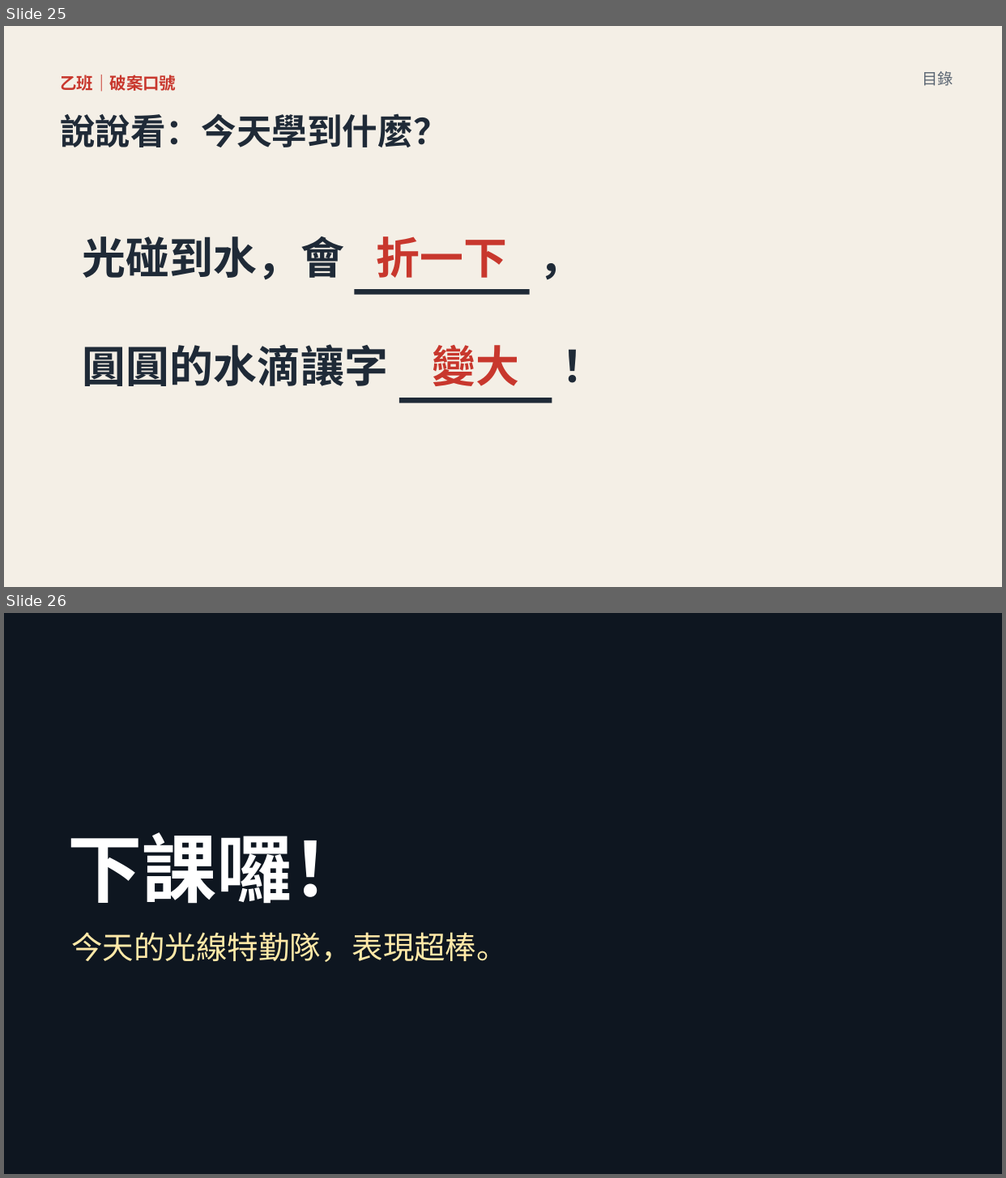
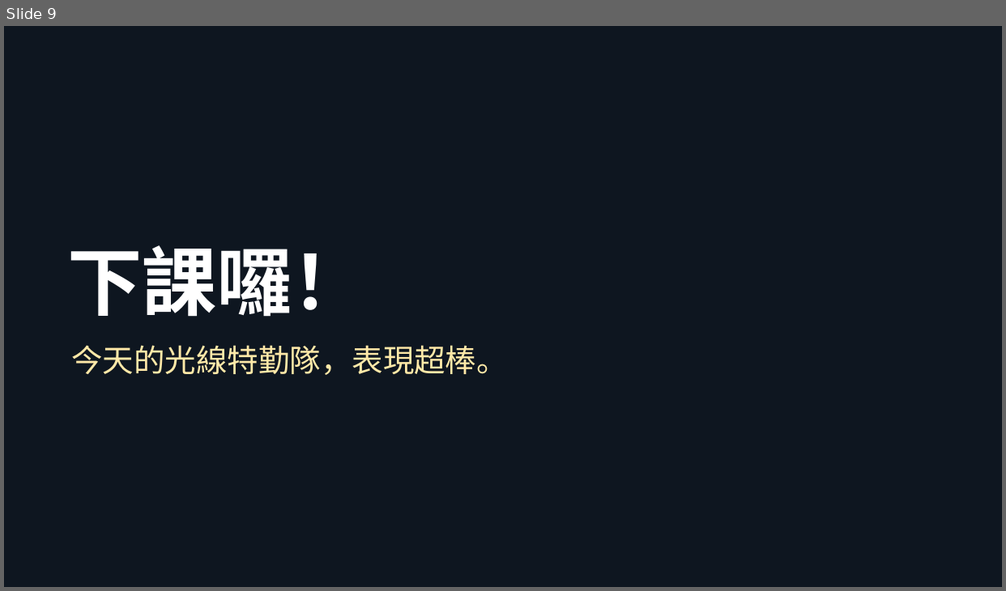
Before and after one commit to classtools1020/sports-results, a slide deck: f8f9fc3bd1/slides.pptx. Shown one above the other, each under a label of ours: slides 25 and 26 before the commit, slide 9 after it. The pictures are 1006x1178 and 1006x591 pixels, drawn with LibreOffice and Linux fonts; fonts in the diff are those of the drawing; background and template pictures are left out; a plain dark background stands for a picture behind light text. Boxes give left, top, right and bottom in pixels: in the first picture for what was removed or moved away, otherwise in the second. Text is boxed around its words. In the diff, an @@ line names an element or a change of style, - is before the commit and + after.

```diff
--- a/f8f9fc3bd1/slides.pptx
+++ b/f8f9fc3bd1/slides.pptx
@@ slide 25 removed at (4,26,1002,587), background #FFFFFF @@
@@ rectangle removed at (4,26,1002,587) @@
@@ text removed at (922,71,953,86) @@
-目錄
@@ text removed at (60,75,176,92) @@
-乙班｜破案口號
@@ text removed at (60,113,448,148) @@
-說說看：今天學到什麼？
@@ text removed at (83,237,344,280) @@
-光碰到水，會
@@ text removed at (377,237,508,278) @@
-折一下
@@ text removed at (535,220,603,296) @@
-，
@@ rectangle removed at (355,289,530,295) @@
@@ text removed at (558,329,625,404) @@
-！
@@ text removed at (83,344,388,386) @@
-圓圓的水滴讓字
@@ text removed at (432,345,519,386) @@
-變大
@@ rectangle removed at (399,398,552,403) @@
@@ what was slide 26 is now slide 9 @@
```
Also in this commit, not shown: 4 slides changed, 16 other slides removed, 14 other files.
